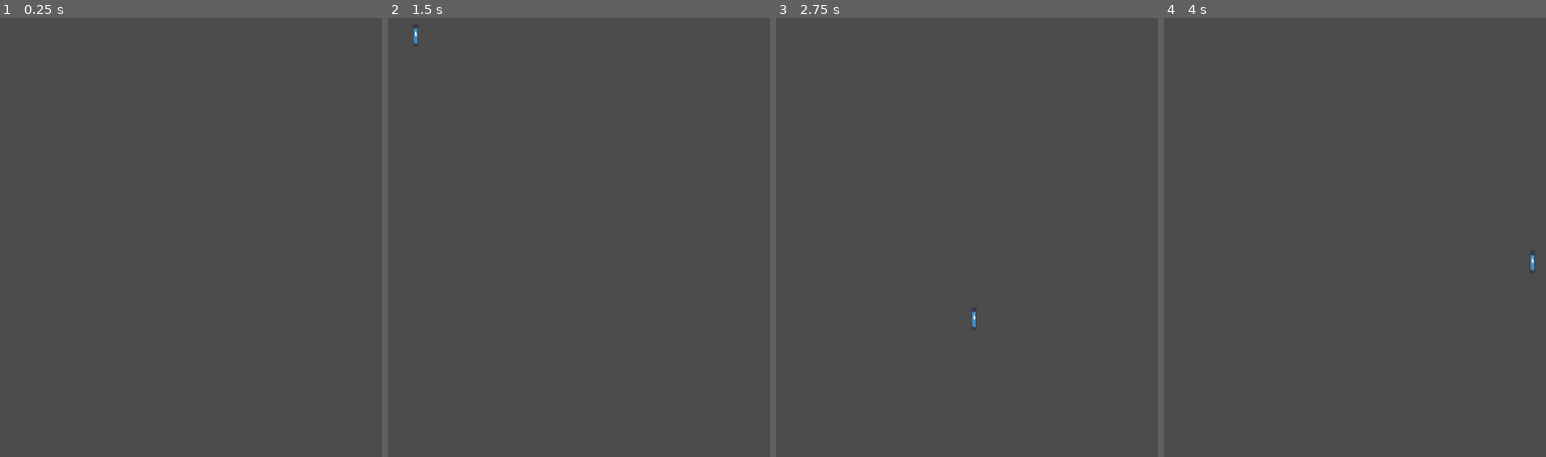
Above: before the commit, frames 1-4 (left to right).
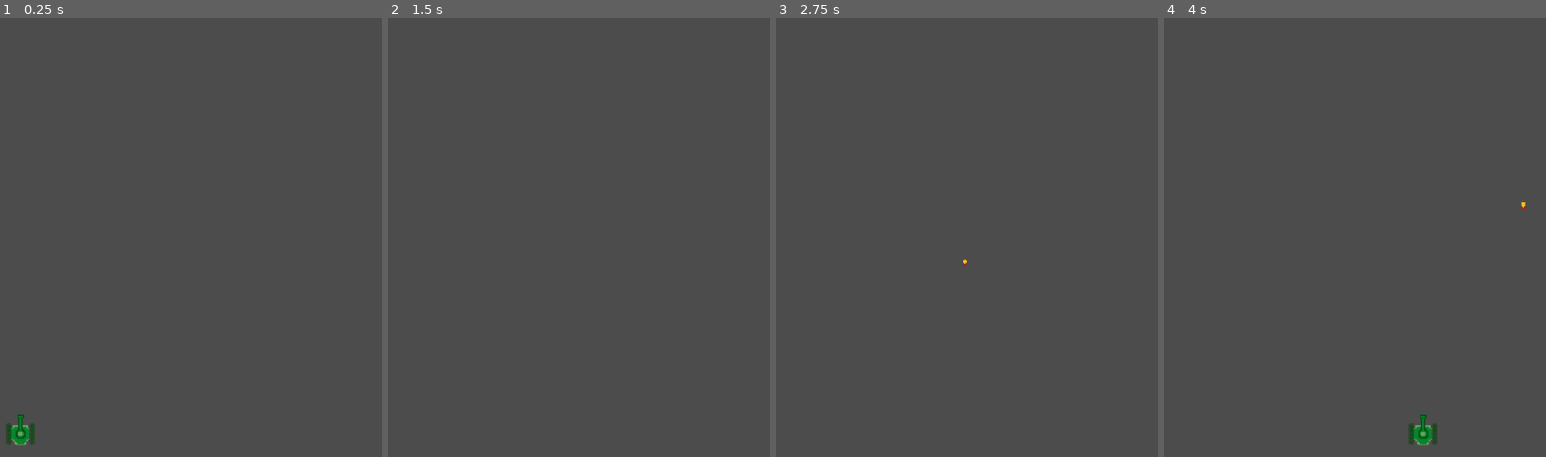
Above: after the commit, the same moments.

Repository: WenkangZhen/Centerpiede
Game: Godot game, scene res://scene/Main.tscn
Two runs of this game, one before a commit and one after it. Both use one fixed random seed, a clock stepped at 60 frames per second and the inputs below. The engine's default icon, where the game draws it, is replaced by a stand-in: a white triangle on a blue panel in a dark square.
Inputs:
- Up to frame 1 (0.25 s): no input
- Up to frame 2 (1.5 s): tap Enter at 0.5 s; hold D (Mover_right) 0.53-1.28 s; hold F (fire) 0.53-1.28 s; hold S (Mover_down) from 1.28 s (still down); tap F (fire) at 1.35 s
- Up to frame 3 (2.75 s): tap Space at 2 s; release S (Mover_down) at 2.03 s; hold D (Mover_right) from 2.03 s (still down); hold F (fire) from 2.03 s (still down)
- Up to frame 4 (4 s): tap Enter at 2.75 s; release D (Mover_right) at 2.78 s; release F (fire) at 2.78 s; hold W (Move_up) 2.78-3.53 s; tap F (fire) at 2.85 s; hold A (Move_left) from 3.53 s (still down); hold F (fire) from 3.53 s (still down)

The runs differ from the first frame. In frame 1, 0.4% of the frame differs, in the area x 1-10%, y 90-98%; in frame 2, less than 0.1%; in frame 3, less than 0.1%; in frame 4, 0.4%, in the area x 64-97%, y 41-98%.

Commit message:
Bullet sprite

Diff:
--- a/code/centipede/content/Bullet/Bullet.tscn
+++ b/code/centipede/content/Bullet/Bullet.tscn
@@ -1,20 +1,32 @@
-[gd_scene load_steps=4 format=2]
+[gd_scene load_steps=6 format=2]
 
-[ext_resource path="res://icon.png" type="Texture" id=1]
+[ext_resource path="res://content/Bullet/Assets/Bullet1.png" type="Texture" id=1]
 [ext_resource path="res://content/Bullet/Bullet.gd" type="Script" id=2]
+[ext_resource path="res://content/Bullet/Assets/Bullet2.png" type="Texture" id=3]
 
-[sub_resource type="RectangleShape2D" id=1]
-extents = Vector2( 4.25102, 14.4235 )
+[sub_resource type="CapsuleShape2D" id=3]
+radius = 3.98826
+height = 5.34092
+
+[sub_resource type="SpriteFrames" id=2]
+animations = [ {
+"frames": [ ExtResource( 1 ), ExtResource( 3 ) ],
+"loop": true,
+"name": "default",
+"speed": 5.0
+} ]
 
 [node name="Bullet" type="KinematicBody2D"]
 position = Vector2( 29.7998, -19.799 )
 script = ExtResource( 2 )
 
 [node name="CollisionShape2D" type="CollisionShape2D" parent="."]
-position = Vector2( -29.9134, 19.2055 )
-shape = SubResource( 1 )
+position = Vector2( -29.8544, 19.2055 )
+shape = SubResource( 3 )
 
-[node name="Sprite" type="Sprite" parent="."]
-position = Vector2( -30.1053, 18.9109 )
-scale = Vector2( 0.11313, 0.464146 )
-texture = ExtResource( 1 )
+[node name="Sprite" type="AnimatedSprite" parent="."]
+position = Vector2( -29.8693, 21.0641 )
+scale = Vector2( 0.732547, 0.76095 )
+frames = SubResource( 2 )
+frame = 1
+playing = true
--- a/code/centipede/content/Player/Player.tscn
+++ b/code/centipede/content/Player/Player.tscn
@@ -29,4 +29,5 @@
 position = Vector2( -28.1021, 51.4918 )
 scale = Vector2( 1.80551, 1.76119 )
 frames = SubResource( 2 )
+frame = 2
 playing = true
--- a/code/centipede/scene/Main.tscn
+++ b/code/centipede/scene/Main.tscn
@@ -15,7 +15,7 @@
 [node name="Bullets" type="Node2D" parent="."]
 
 [node name="Player" parent="." instance=ExtResource( 8 )]
-position = Vector2( 551.87, 583.173 )
+position = Vector2( 539.397, 508.337 )
 
 [node name="Mushroom" parent="." instance=ExtResource( 9 )]
 script = null
Binary file added: code/centipede/content/Bullet/Assets/Bullet1.png
Not shown, added: code/centipede/content/Bullet/Assets/Bullet1.png.import
Binary file added: code/centipede/content/Bullet/Assets/Bullet2.png
Not shown, added: code/centipede/content/Bullet/Assets/Bullet2.png.import
